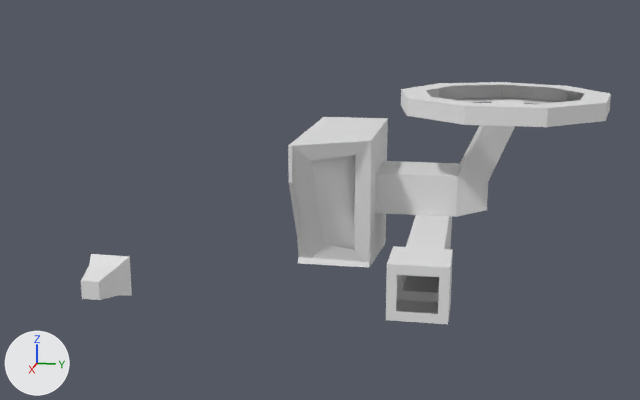
Two versions of the glTF model assets/source/entities/drone/drone.glb, one commit apart.
Both versions are drawn from a 50 mm lens placed at (3.21, 0.68, 0.78), pointed at (0.27, 0.09, 0.04). Arrows for +X, +Y and +Z are at lower left; the lights stay in place. The picture after the commit comes second. Where no turn or scale is listed for an object, it has been applied to the vertices. Vertices at exactly the same position are counted once.

Names of what the first picture shows: 'drone', 'gun'.
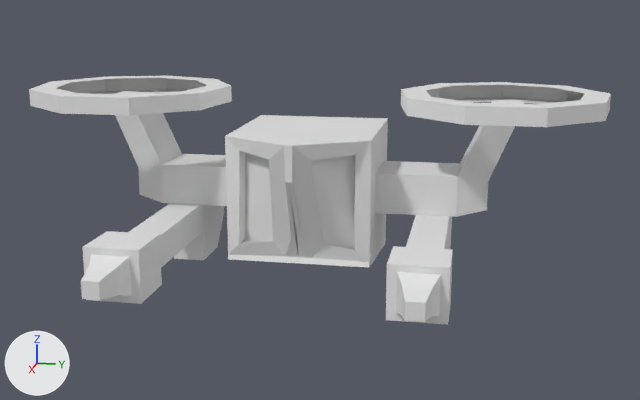
Location of each change, (x1, y1, x2, y2) in pixels of the pictures (640 x 400 px):
'drone', reshaped (80% wider)
    before: (288, 82, 611, 324)
    after: (29, 76, 611, 324)
part 1 of me_cube_001, added
    after: (29, 76, 232, 115)
part 2 of me_cube_001, added
    after: (82, 91, 323, 304)
part 3 of me_cube, added
    after: (396, 272, 441, 322)

The change, as a list of edits to the scene's bpy script:
```text
Change me_cube_001:
    used by ob_drone; location = (0.0, 0.0, 0.0)
    remove me_cube_001.from_pydata(...)  # 109 vertices, 188 faces; spans x -0.392..0.795, y -0.004..1.07, z -0.259..0.396
    add me_cube_001.from_pydata(...)  # 214 vertices, 376 faces; spans x -0.392..0.808, y -1.072..1.07, z -0.259..0.396
    me_cube_001 part 1: the loose piece of 36 vertices spanning x -0.392..0.344, y 0.324..1.07, z 0.335..0.396 is copied, and the copy is multiplied about the mesh origin by the matrix ((1.0, 0.029, 0.0), (0.029, -1.0, 0.0), (0.0, 0.0, 1.0)); it spans x -0.372..0.364, y -1.072..-0.326, z 0.335..0.396
    me_cube_001 part 2
    53 vertices are added at x -0.257..0.808, y -0.77..0.005, z -0.259..0.364
    10 new vertices lie (0.002, -0.12, 0.0) away from vertices in x -0.187..0.806, y -0.408..-0.394, z -0.259..-0.033
    6 new vertices lie (0.0, 0.0, 0.148) away from vertices in x -0.111..0.123, y -0.55..-0.256, z -0.033
    134 new faces join them
Change me_cube:
    used by ob_gun; location = (0.671, -0.449, -0.089)
    remove me_cube.from_pydata(...)  # 12 vertices, 20 faces; spans x 0.134..0.2807, y -0.07..0.0558, z -0.0615..0.0643
    add me_cube.from_pydata(...)  # 24 vertices, 40 faces; spans x 0.1187..0.2807, y -0.07..0.9908, z -0.0615..0.0643
    me_cube part 3
    12 vertices are added at x 0.1187..0.268, y 0.865..0.9908, z -0.0615..0.0643
    20 new faces join them
```
